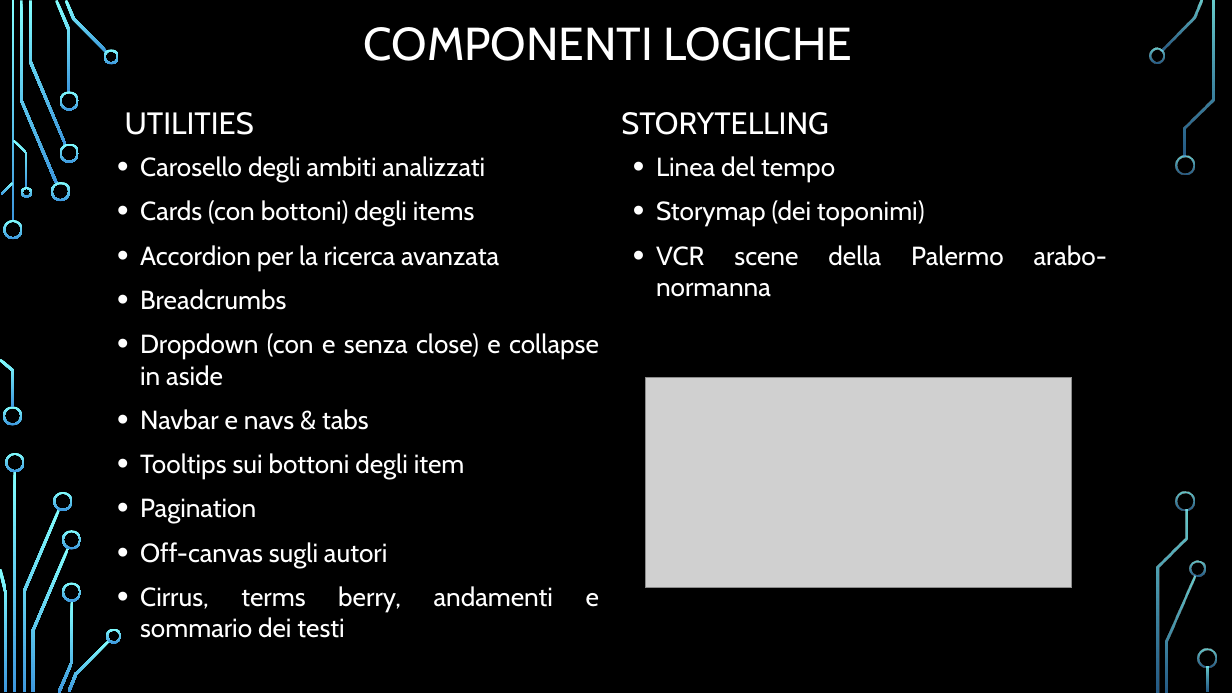
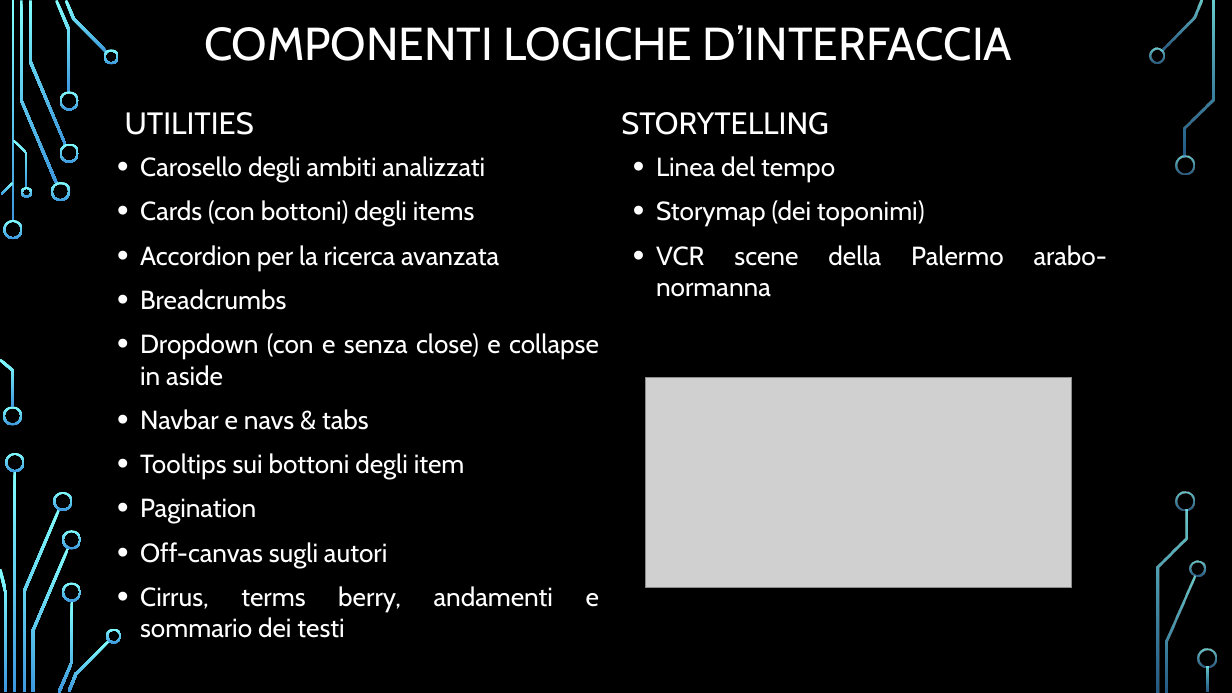
Before and after one commit to Fede7700/Siqilliyya_esame_dh, a slide deck: slide 3 of powerpoint/siqilliyya2_definitivo.pptx. Drawn at 1232x693 pixels with LibreOffice and Linux fonts; fonts in the diff are those of the drawing; grey boxes stand for pictures; background and template pictures are left out. Boxes give left, top, right and bottom in pixels: in the first picture for what was removed or moved away, otherwise in the second. Text is boxed around its words. In the diff, an @@ line names an element or a change of style, - is before the commit and + after.

Commit message:
componenti_logiche_d_interfaccia
Meglio usare questo piuttosto che il pdf

```diff
--- a/powerpoint/siqilliyya2_definitivo.pptx
+++ b/powerpoint/siqilliyya2_definitivo.pptx
@@ title at [204,25,1012,61]: text changed @@
-COMPONENTI LOGICHE
+COMPONENTI LOGICHE D’INTERFACCIA
```
